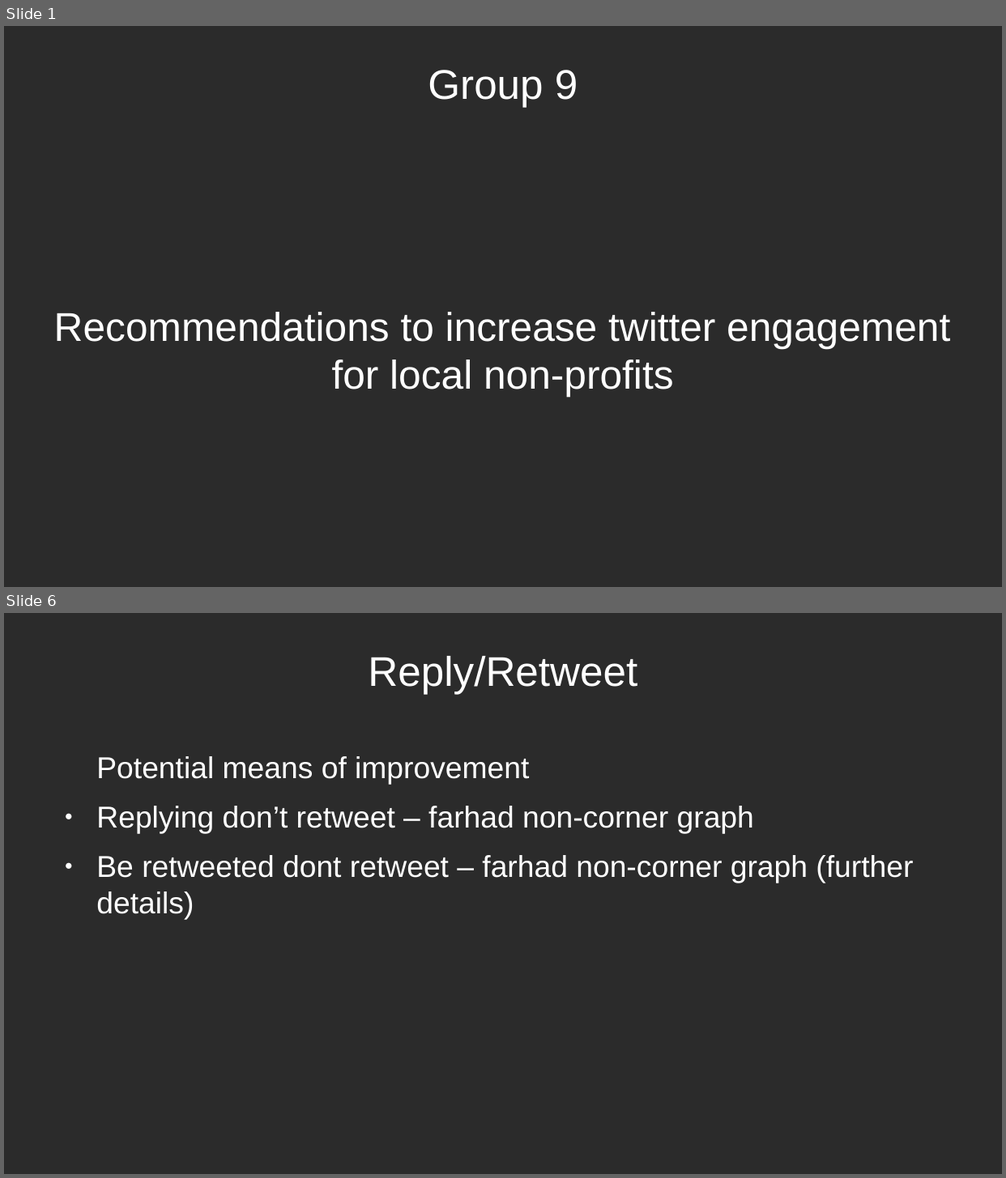
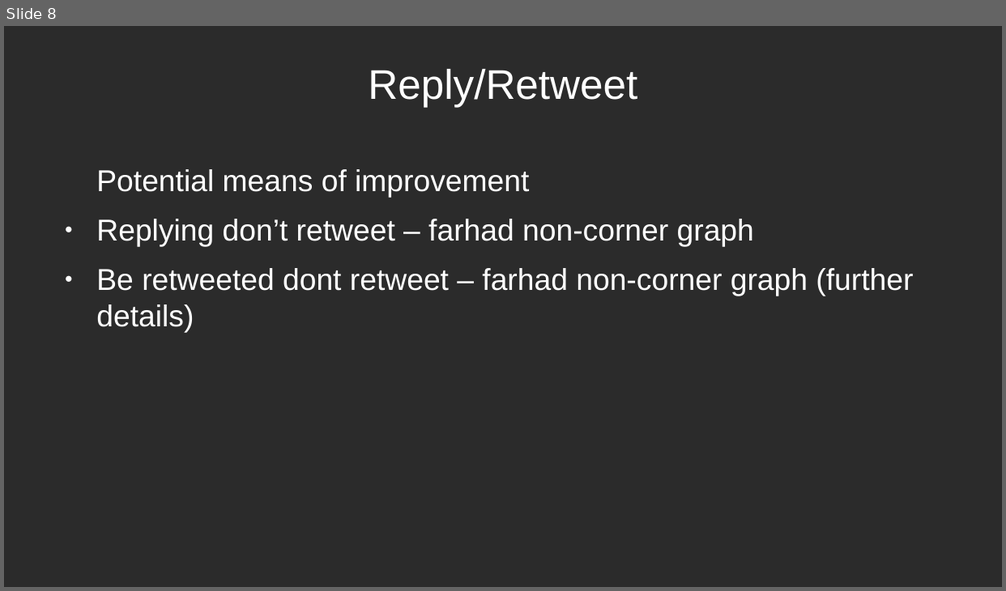
Before and after one commit to douglas-thoms/Datathon-2021-10-16, a slide deck: presentations/group_9_presentation_v1.odp. Shown one above the other, each under a label of ours: slides 1 and 6 before the commit, slide 8 after it; the slides between them are not shown. The pictures are 1006x1178 and 1006x591 pixels, drawn with LibreOffice and Linux fonts; fonts in the diff are those of the drawing; background and template pictures are left out; a plain dark background stands for a picture behind light text. Boxes give left, top, right and bottom in pixels: in the first picture for what was removed or moved away, otherwise in the second. Text is boxed around its words. In the diff, an @@ line names an element or a change of style, - is before the commit and + after.

```diff
--- a/presentations/group_9_presentation_v1.odp
+++ b/presentations/group_9_presentation_v1.odp
@@ slide 1 removed at box(4, 26, 1002, 587), background picture (left out) @@
@@ title removed at box(428, 70, 577, 108) @@
-Group 9
@@ subtitle removed at box(54, 312, 950, 397) @@
-Recommendations to increase twitter engagement for local non-profits
@@ what was slide 6 is now slide 8 @@
```
Also in this commit, not shown: 4 slides changed, 3 slides added, 13 other files.
